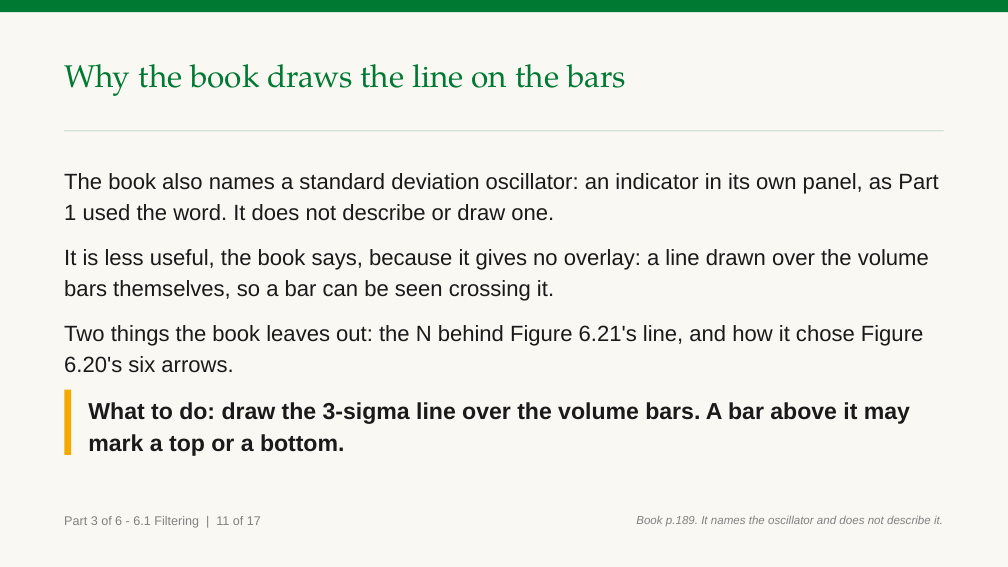
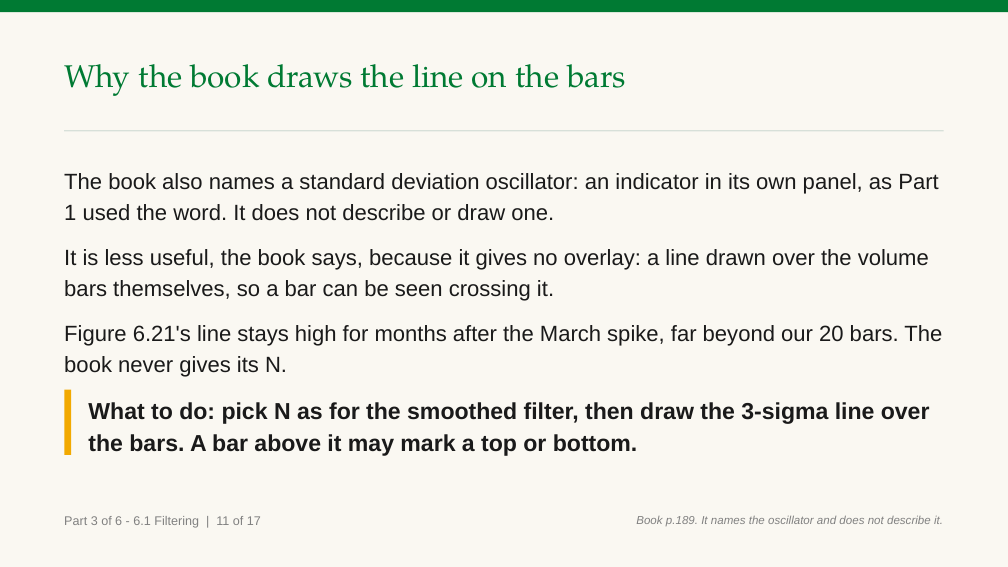
Before and after one commit to benjiesotelo-sudo/Telos_FIN1209, a slide deck: slide 63 of chapter-06/FIN1209-Chapter-06.pptx. Drawn at 1008x567 pixels with LibreOffice and Linux fonts; fonts in the diff are those of the drawing. Boxes give left, top, right and bottom in pixels: in the first picture for what was removed or moved away, otherwise in the second. Text is boxed around its words. In the diff, an @@ line names an element or a change of style, - is before the commit and + after.

```diff
--- a/chapter-06/FIN1209-Chapter-06.pptx
+++ b/chapter-06/FIN1209-Chapter-06.pptx
@@ text at <box>64,325,942,377</box>: text changed @@
-Two things the book leaves out: the N behind Figure 6.21's line, and how it chose Figure 6.20's six arrows.
+Figure 6.21's line stays high for months after the March spike, far beyond our 20 bars. The book never gives its N.
@@ text at <box>88,402,930,456</box>: text changed @@
-What to do: draw the 3-sigma line over the volume bars. A bar above it may mark a top or a bottom.
+What to do: pick N as for the smoothed filter, then draw the 3-sigma line over the bars. A bar above it may mark a top or bottom.
```
Also in this commit, not shown: 7 other slides changed, 3 other files.
